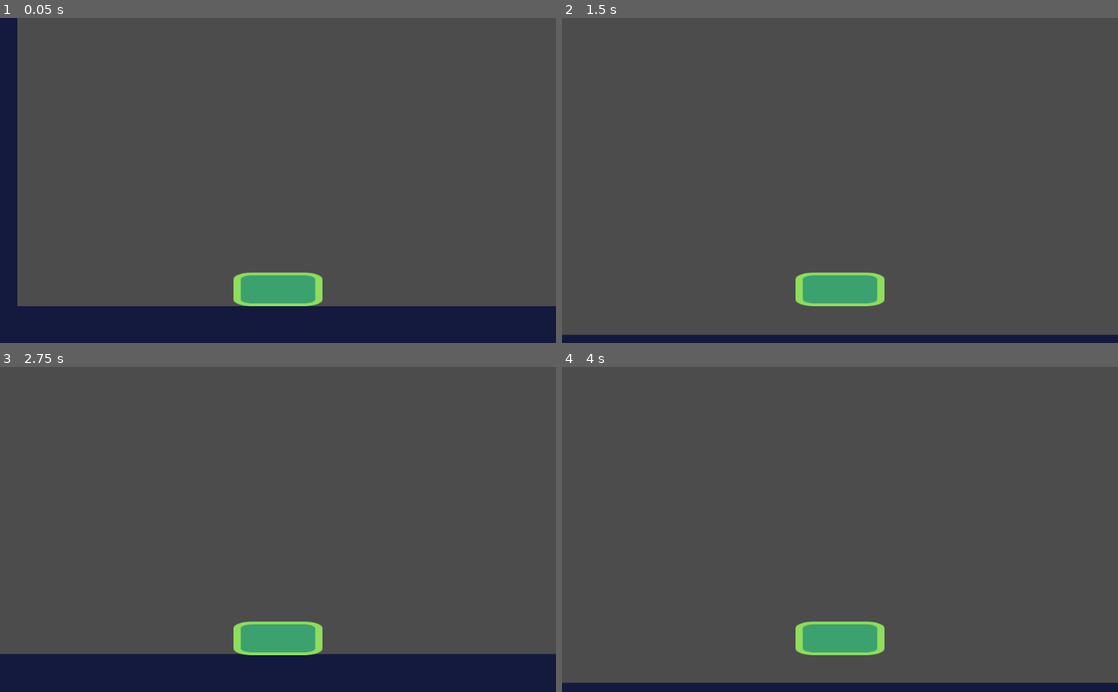
Above: before the commit, frames 1-4 (two rows, left to right).
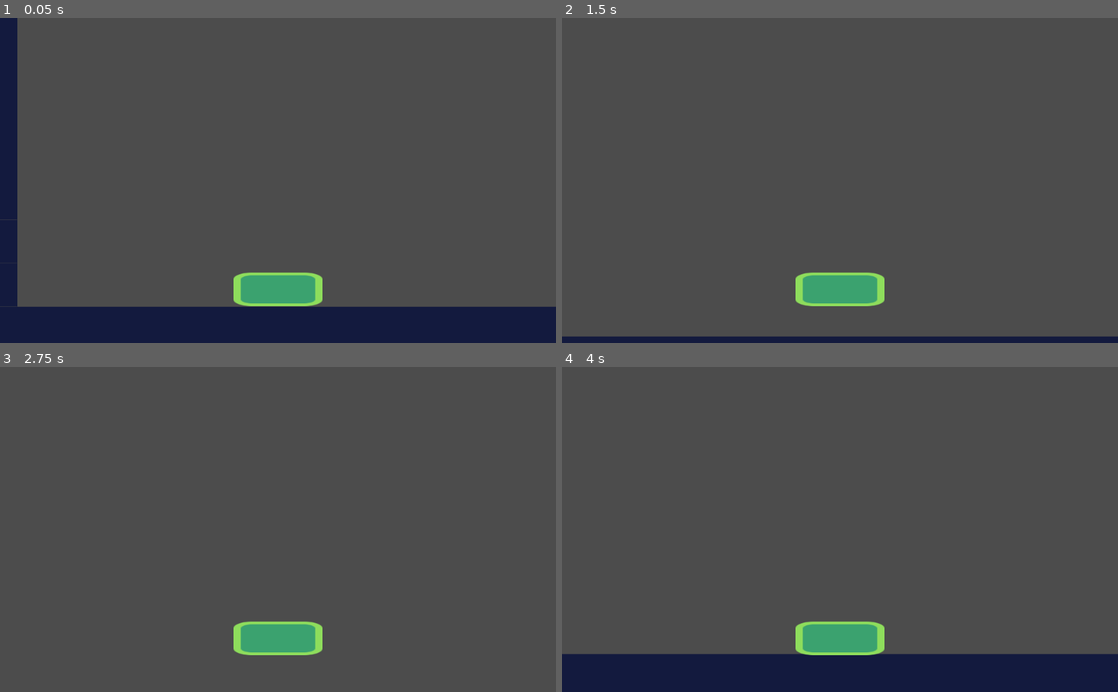
Above: after the commit, the same moments.

Repository: jukfiuune/AdventureOfAHouseCat
Game: Godot game, scene res://src/Levels/Level test.tscn
The game is run twice, just before and just after one commit, with the same random seed, the same clock (stepped at 60 frames per second) and the same inputs.
Inputs:
- Up to frame 1 (0.05 s): no input
- Up to frame 2 (1.5 s): tap Enter at 0.5 s; hold Right (ui_right) 0.53-1.28 s; tap Space at 1.25 s; hold Left (ui_left) from 1.28 s (still down)
- Up to frame 3 (2.75 s): release Left (ui_left) at 2.03 s; hold Right (ui_right) from 2.03 s (still down)
- Up to frame 4 (4 s): release Right (ui_right) at 2.78 s; hold Up (ui_up) 2.78-3.53 s; tap Enter at 3.5 s; hold Left (ui_left) from 3.53 s (still down)

The runs differ from the first frame. In frame 1, 0.2% of the frame differs, in the area x 0-100%, y 61-89%; in frame 2, 0.6%; in frame 3, 12%, in the area x 0-100%, y 88-100%; in frame 4, 8.9%.

Commit message:
Level 2

Diff:
--- /dev/null
+++ b/src/Levels/Level 2.tscn
@@ -0,0 +1,15 @@
+[gd_scene load_steps=3 format=2]
+
+[ext_resource path="res://src/actors/player.tscn" type="PackedScene" id=1]
+[ext_resource path="res://start-assets/tileset.tres" type="TileSet" id=2]
+
+[node name="Level 2" type="Node2D"]
+
+[node name="TileMap" type="TileMap" parent="."]
+position = Vector2( -71, -4 )
+tile_set = ExtResource( 2 )
+format = 1
+tile_data = PoolIntArray( 3276827, 0, 0, 3276828, 0, 0, 3276829, 0, 0, 3276830, 0, 0, 3276831, 0, 0, 3276832, 0, 0, 3276841, 0, 0, 3276842, 0, 0, 3276843, 0, 0, 3276844, 0, 0, 3276845, 0, 0, 3276846, 0, 0, 3342356, 0, 0, 3342357, 0, 0, 3342358, 0, 0, 3538959, 0, 0, 3538960, 0, 0, 3538961, 0, 0, 3538978, 0, 0, 3538979, 0, 0, 3538980, 0, 0, 3538981, 0, 0, 3538982, 0, 0, 3538983, 0, 0, 3538984, 0, 0, 3670036, 0, 0, 3670037, 0, 0, 3670038, 0, 0, 3670039, 0, 0, 3801103, 0, 0, 3801104, 0, 0, 3801105, 0, 0, 3801106, 0, 0, 3997708, 0, 0, 3997709, 0, 0, 3997710, 0, 0, 4194309, 0, 0, 4194310, 0, 0, 4194311, 0, 0, 4194312, 0, 0, 4194313, 0, 0, 4194314, 0, 0, 4259845, 0, 0, 4259846, 0, 0, 4259847, 0, 0, 4259848, 0, 0, 4259849, 0, 0, 4259850, 0, 0 )
+
+[node name="player" parent="TileMap" instance=ExtResource( 1 )]
+position = Vector2( 434, 4000 )
--- a/src/actors/player.tscn
+++ b/src/actors/player.tscn
@@ -13,6 +13,7 @@
 position = Vector2( 0, -0.999996 )
 scale = Vector2( 1.71534, 1.29059 )
 script = ExtResource( 2 )
+gravity = 5
 
 [node name="CollisionShape2D" type="CollisionShape2D" parent="."]
 position = Vector2( -5.2817e-06, -23.8748 )
